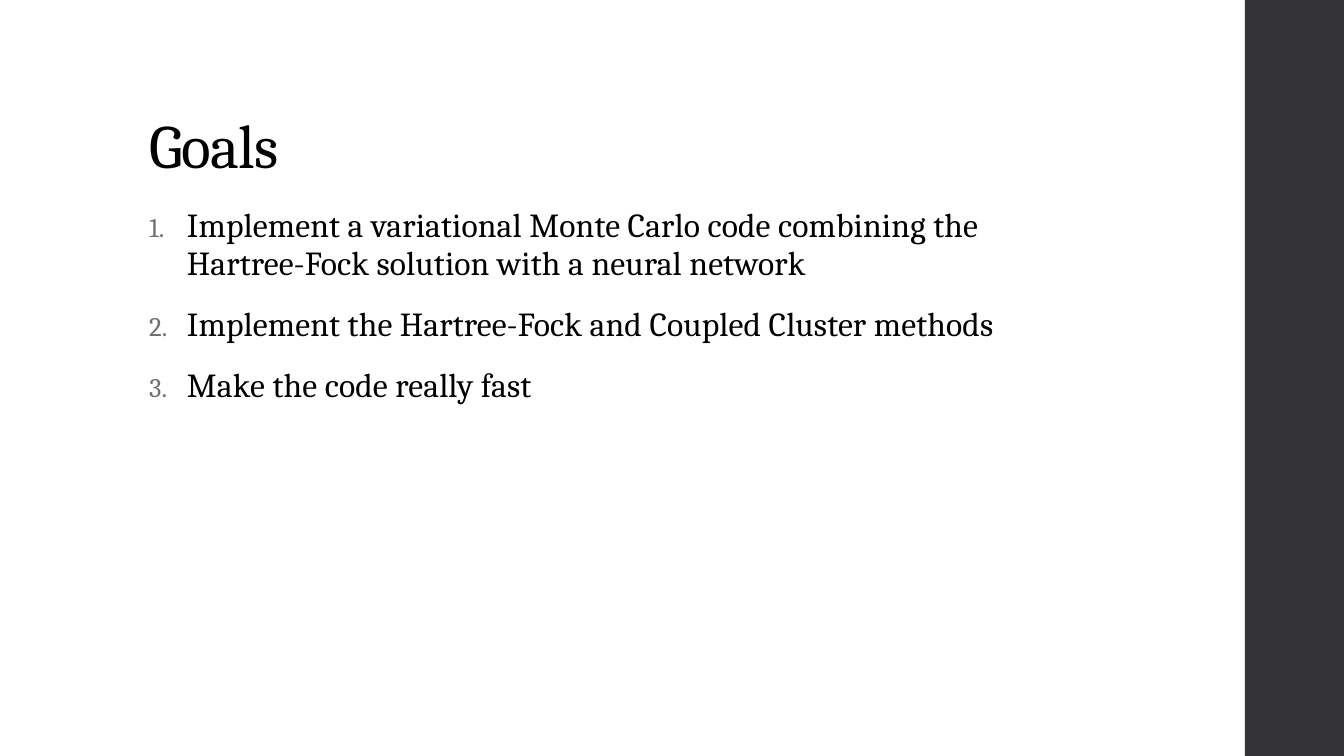
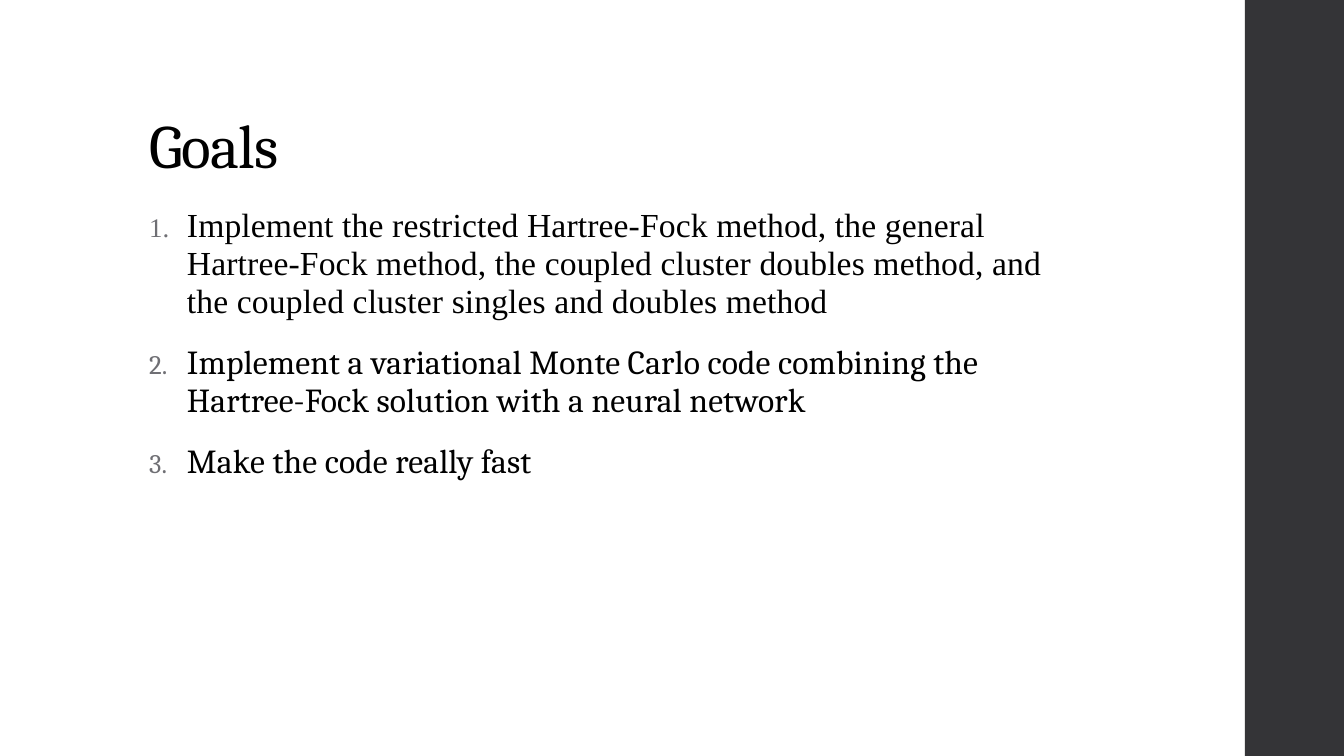
Before and after one commit to KarlHenrik/ComputationalPhysicsMaster, a slide deck: slide 3 of Thesis/Thesis Presentation.pptx (slide 5 before the commit). Drawn at 1344x756 pixels with LibreOffice and Linux fonts; fonts in the diff are those of the drawing. Boxes give left, top, right and bottom in pixels: in the first picture for what was removed or moved away, otherwise in the second. Text is boxed around its words. In the diff, an @@ line names an element or a change of style, - is before the commit and + after.

```diff
--- a/Thesis/Thesis Presentation.pptx
+++ b/Thesis/Thesis Presentation.pptx
@@ text at [187,213,1041,320]: paragraph added @@
+1. Implement the restricted Hartree-Fock method, the general Hartree-Fock method, the coupled cluster doubles method, and the coupled cluster singles and doubles method
@@ text at [187,312,993,343]: paragraph removed @@
-2. Implement the Hartree-Fock and Coupled Cluster methods
```
Also in this commit, not shown: 10 other slides changed, 6 slides added, 7 slides removed, 1 other file.
